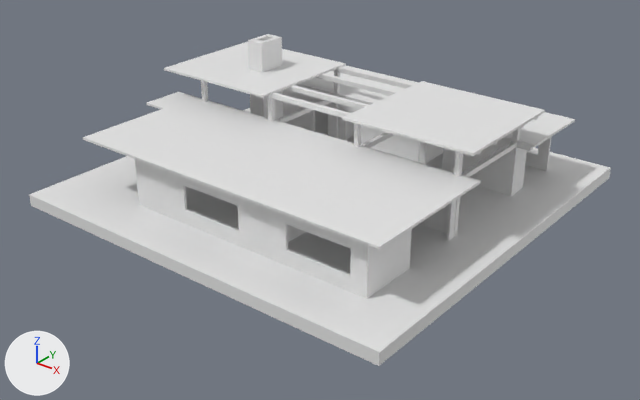
The Blender file GameClub.blend: old version first, new version second.
The view is the same before and after, from a 50 mm lens placed at (35.8, -46.7, 28.0), pointed at (0.4, -2.3, 0.5). The lights are fixed; the arrows at lower left show +X, +Y and +Z. Materials are left out; every surface is plain grey.

The first picture shows 'GameClubChimeny', 'GameClubColumns', 'GameClubFloor', 'GameClubRoof', 'GameClubWalls'.
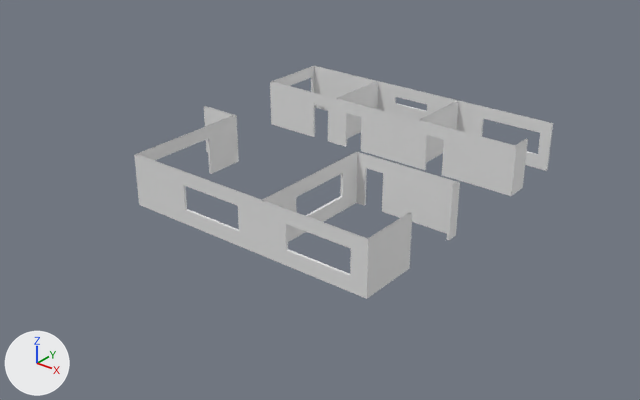
Where the newer file only moved an object's origin or applied its transform, the numbers keep the older frame.

Boxes (x1, y1, x2, y2) around the edits, measured in the pictures (640 x 400 px):
'GameClubRoof', hidden
    before: (83, 42, 575, 250)
'GameClubFloor', hidden
    before: (29, 108, 611, 366)
'GameClubColumns', hidden
    before: (201, 67, 568, 248)
'GameClubChimeny', hidden
    before: (248, 34, 283, 120)

The change, as a diff of the scene's bpy script:
```diff
--- a/GameClub.blend.py
+++ b/GameClub.blend.py
@@ ob_gameclubfloor @@
 ob_gameclubfloor.location = (0.0, 0.0, 0.0)
+ob_gameclubfloor.hide_viewport = True
@@ ob_gameclubcolumns @@
 ob_gameclubcolumns.rotation_euler = (0.0, 0.0, -1.571)  # degrees (0, 0, -90)
+ob_gameclubcolumns.hide_viewport = True
@@ ob_gameclubchimeny @@
 ob_gameclubchimeny.rotation_euler = (0.0, 0.0, -1.571)  # degrees (0, 0, -90)
+ob_gameclubchimeny.hide_viewport = True
@@ ob_gameclubroof @@
 ob_gameclubroof.rotation_euler = (0.0, 0.0, -1.571)  # degrees (0, 0, -90)
+ob_gameclubroof.hide_viewport = True
```
